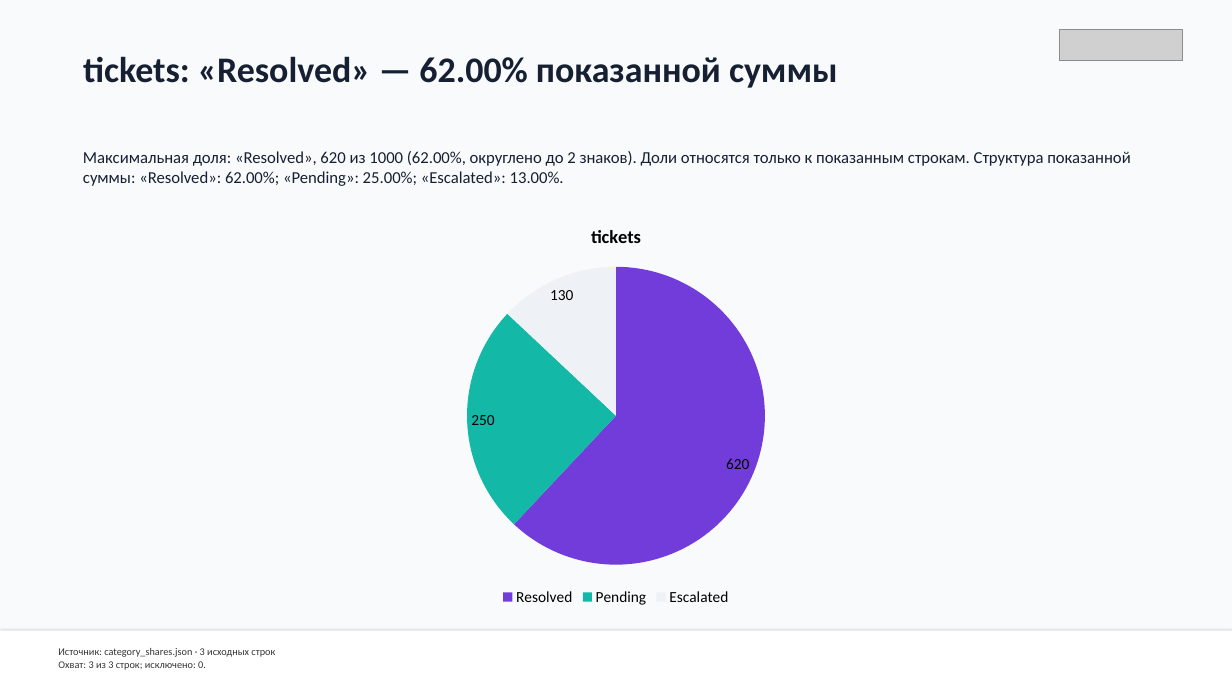
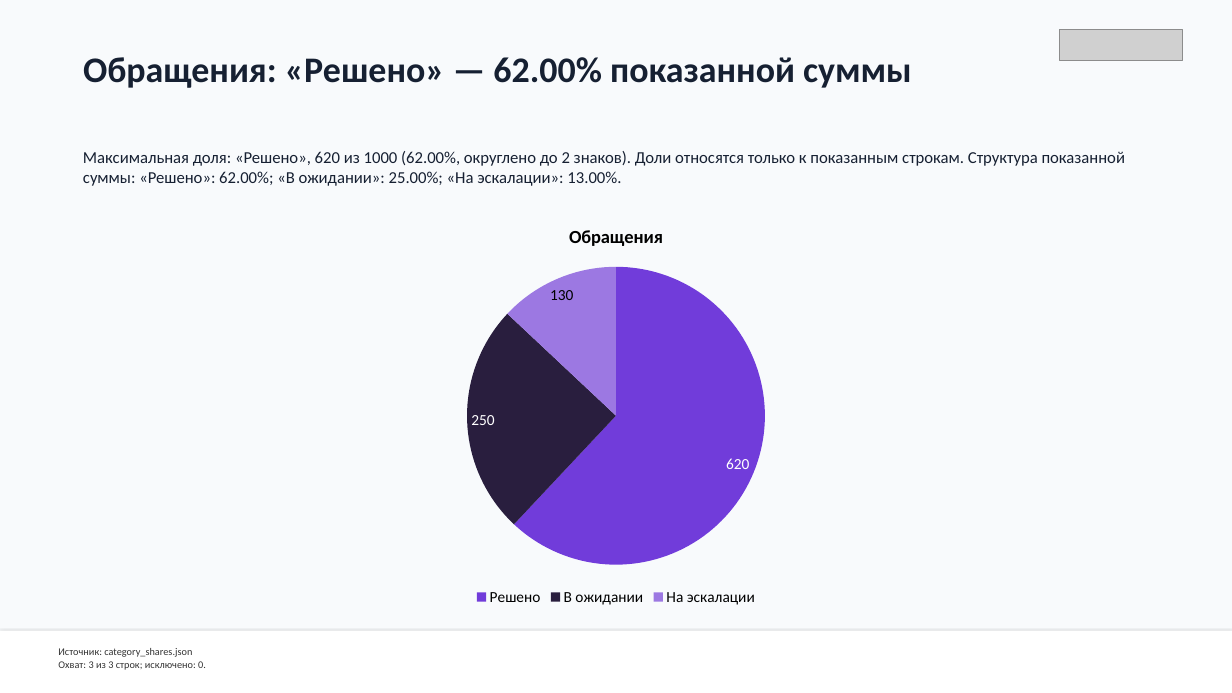
Before and after one commit to stashash/voiceDeck, a slide deck: slide 3 of artifacts/stage2-demo/Все презентации/Сторонний шаблон — демо.pptx. Drawn at 1232x693 pixels with LibreOffice and Linux fonts; fonts in the diff are those of the drawing; grey boxes stand for pictures. Boxes give left, top, right and bottom in pixels: in the first picture for what was removed or moved away, otherwise in the second. Text is boxed around its words. In the diff, an @@ line names an element or a change of style, - is before the commit and + after.

Commit message:
Add presentation language selection and fix chart readability

```diff
--- a/artifacts/stage2-demo/Все презентации/Сторонний шаблон — демо.pptx
+++ b/artifacts/stage2-demo/Все презентации/Сторонний шаблон — демо.pptx
@@ text at bbox=[83, 57, 912, 88]: text changed @@
-tickets: «Resolved» — 62.00% показанной суммы
+Обращения: «Решено» — 62.00% показанной суммы
@@ text at bbox=[83, 151, 1125, 186]: text changed @@
-Максимальная доля: «Resolved», 620 из 1000 (62.00%, округлено до 2 знаков). Доли относятся только к показанным строкам. Структура показанной суммы: «Resolved»: 62.00%; «Pending»: 25.00%; «Escalated»: 13.00%.
+Максимальная доля: «Решено», 620 из 1000 (62.00%, округлено до 2 знаков). Доли относятся только к показанным строкам. Структура показанной суммы: «Решено»: 62.00%; «В ожидании»: 25.00%; «На эскалации»: 13.00%.
@@ pie chart at bbox=[74, 208, 1158, 610] @@
@@ title "tickets" to "Обращения" @@
-categories: Resolved, Pending, Escalated
+categories: Решено, В ожидании, На эскалации
-tickets: 620, 250, 130
+Обращения: 620, 250, 130
@@ data labels of Обращения removed @@
@@ colours of single points changed @@
@@ text at bbox=[58, 648, 192, 657]: text changed @@
-Источник: category_shares.json · 3 исходных строк
+Источник: category_shares.json
```
Also in this commit, not shown: 39 other slides changed, 59 other files.
